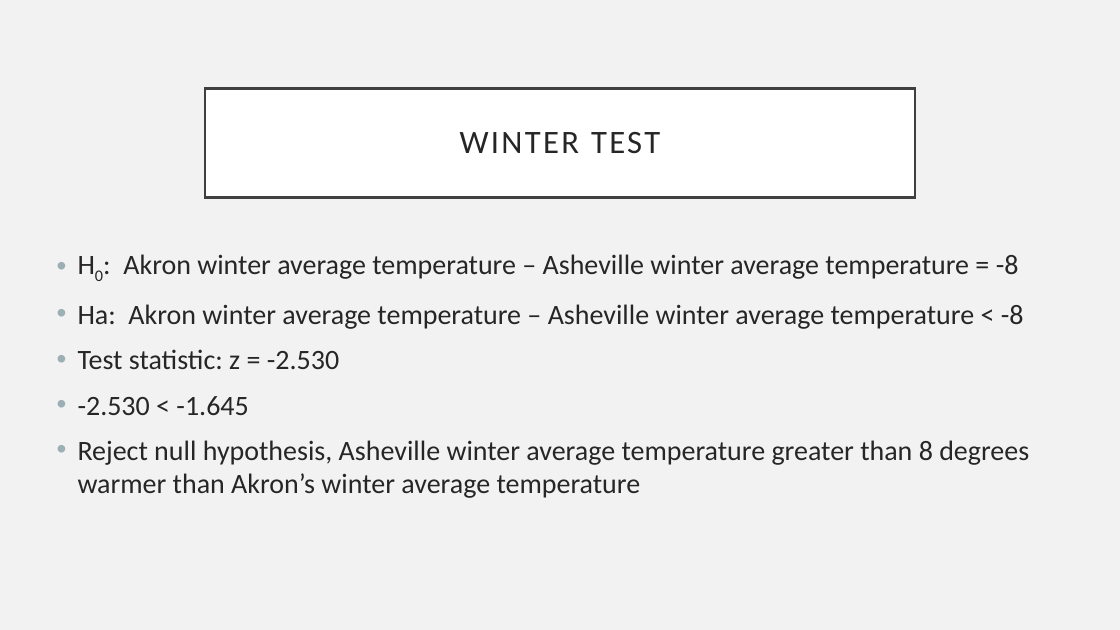
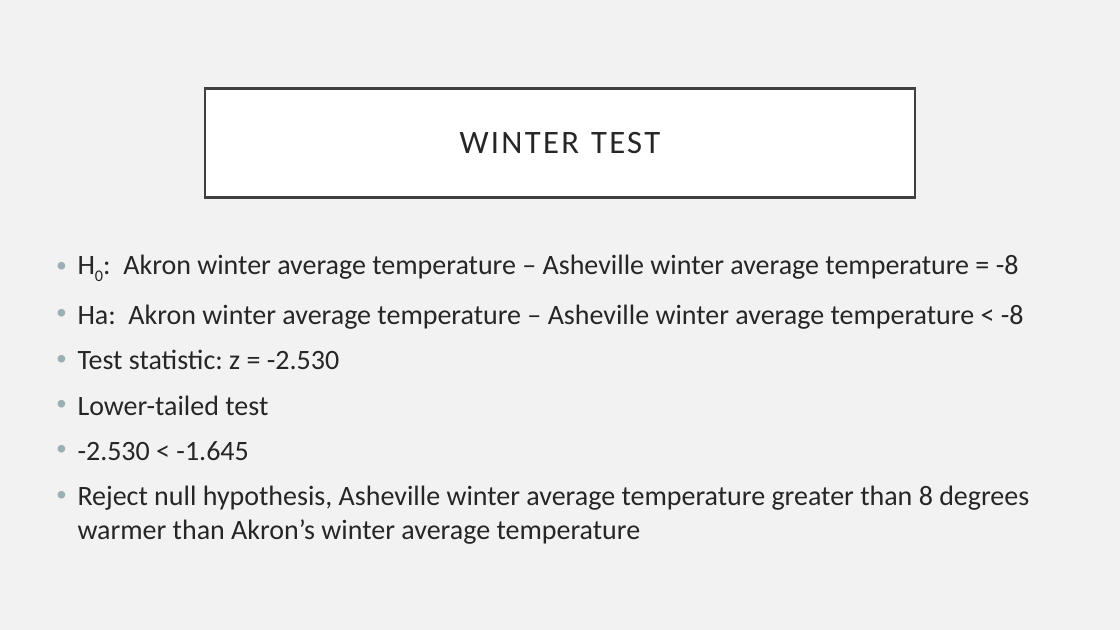
Before and after one commit to EricMaibach/AkronAshevilleWeatherAnalysis, a slide deck: slide 21 of AkronAshevillePresentation.pptx. Drawn at 1120x630 pixels with LibreOffice and Linux fonts; fonts in the diff are those of the drawing. Boxes give left, top, right and bottom in pixels: in the first picture for what was removed or moved away, otherwise in the second. Text is boxed around its words. In the diff, an @@ line names an element or a change of style, - is before the commit and + after.

```diff
--- a/AkronAshevillePresentation.pptx
+++ b/AkronAshevillePresentation.pptx
@@ text at bbox=[78, 395, 268, 415]: paragraph added @@
+• Lower-tailed test
```
Also in this commit, not shown: 8 other slides changed.
